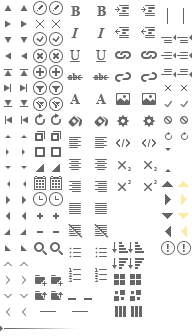
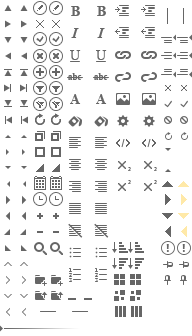
Comparing the layer stacks of the two 192×336 images. Changes:
added layer "unpin hover" in group "window" over [180, 275, 187, 285]
added layer "unpin" in group "window" over [164, 275, 171, 285]
added layer "pin hover" in group "window" over [179, 261, 189, 268]
added layer "pin" in group "window" over [163, 261, 173, 268]
